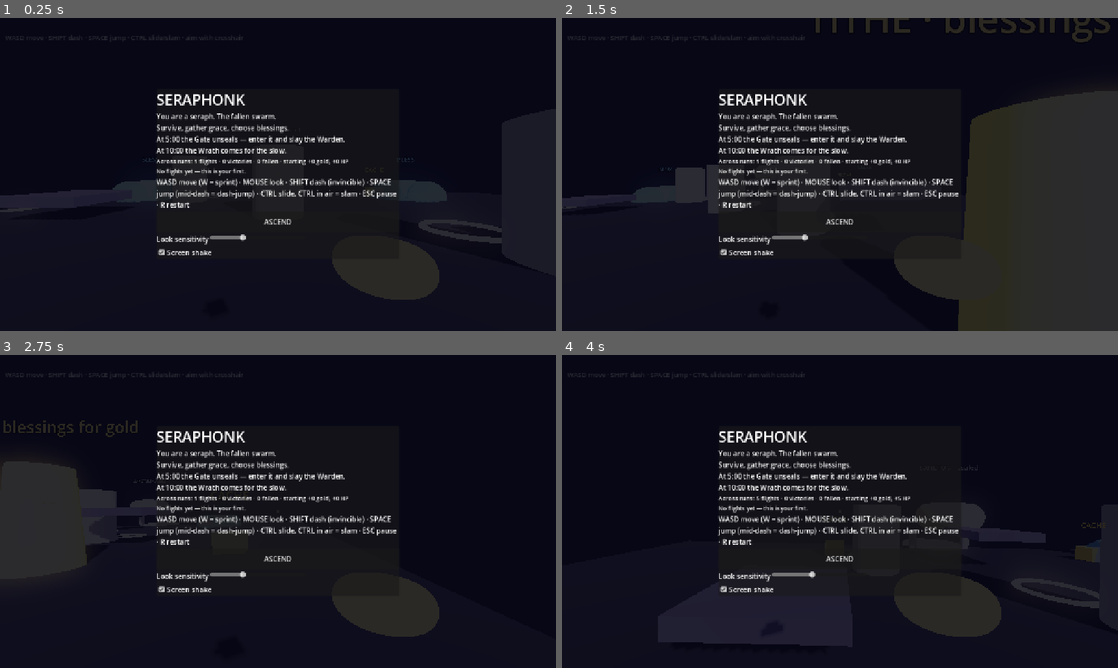
Above: before the commit, frames 1-4 (two rows, left to right).
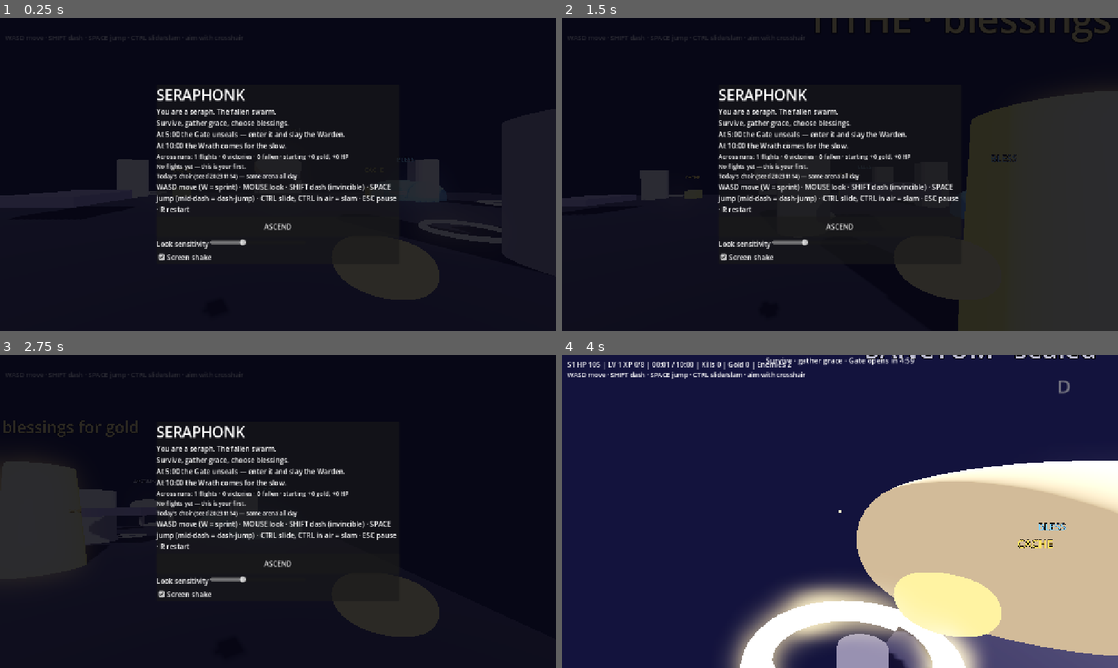
Above: after the commit, the same moments.

Repository: hl0659/seraphonk
Game: Godot game, scene res://scenes/main.tscn
Same seed, same stepped clock (60 frames per second), same inputs: the game is played once before the commit and once after it.
Inputs (mouse positions are in pixels of both pictures, inside the frame that each line leads up to):
- Up to frame 1 (0.25 s): no input
- Up to frame 2 (1.5 s): move the mouse to (962, 158) at 0.52 s; hold D (move_right) 0.53-1.28 s; tap Shift (dash) at 0.6, 1.35 s; click (962, 158) at 0.67 s; tap Space (jump) at 0.77 s; move the mouse to (728, 190) at 1.27 s; hold S (move_back) from 1.28 s (still down)
- Up to frame 3 (2.75 s): tap Space (jump) at 1.52 s; move the mouse to (333, 442) at 2.02 s; release S (move_back) at 2.03 s; hold D (move_right) from 2.03 s (still down); hold Ctrl (slide) from 2.03 s (still down); tap Shift (dash) at 2.3 s
- Up to frame 4 (4 s): move the mouse to (812, 574) at 2.77 s; release D (move_right) at 2.78 s; release Ctrl (slide) at 2.78 s; hold W (move_forward) 2.78-3.53 s; tap R at 2.85 s; click (812, 574) at 2.92 s; tap Space (jump) at 3.02, 3.77 s; tap Shift (dash) at 3.05, 3.6 s; move the mouse to (1006, 558) at 3.52 s; hold A (move_left) from 3.53 s (still down)

The runs differ from the first frame. In frame 1, 7.7% of the frame differs, in the area x 0-91%, y 22-78%; in frame 2, 7.9%; in frame 3, 6.7%; in frame 4, 97%, in the area x 0-100%, y 0-100%.

Commit message:
feat(stages): Throne Approach stage 3, storms, radial Throne, daily seeds

Diff:
--- a/godot/scripts/game.gd
+++ b/godot/scripts/game.gd
@@ -7,6 +7,11 @@
 const RUN_LEN := 600.0
 const ARENA := Vector2(40.0, 30.0)
 const WEAPON_MAX := 5
+const STAGES := {
+	1: {"name": "OUTER CHOIR", "unseal": 300.0, "hpmult": 1.0, "boss": "THE GATE WARDEN", "contact": 25.0, "speed": 2.0},
+	2: {"name": "SUNKEN NAVE", "unseal": 240.0, "hpmult": 1.5, "boss": "THE NAVE TYRANT", "contact": 30.0, "speed": 2.6},
+	3: {"name": "THRONE APPROACH", "unseal": 200.0, "hpmult": 2.2, "boss": "THE THRONE", "contact": 36.0, "speed": 1.8},
+}
 
 var player: CharacterBody3D
 var cam: Camera3D
@@ -57,7 +62,22 @@
 var shake_mult := 1.0
 var stage := 1
 var stage_t := 0.0
+var run_seed := 0
+var layout_rng := RandomNumberGenerator.new()
 var lavas: Array = []  # [{pos, r}]
+var strikes: Array = []  # stage-3 radiant storms [{pos, t, node}]
+
+func _lshuffle(a: Array) -> Array:
+	# daily-seeded shuffle: layouts only, gameplay rolls stay live
+	var b := a.duplicate()
+	var i := b.size() - 1
+	while i > 0:
+		var j := layout_rng.randi_range(0, i)
+		var tmp = b[i]
+		b[i] = b[j]
+		b[j] = tmp
+		i -= 1
+	return b
 var style := 0.0
 var style_label: Label
 var announce_label: Label
@@ -134,6 +154,10 @@
 	# UI + manager must run while paused (start/draft/pause menus)
 	process_mode = Node.PROCESS_MODE_ALWAYS
 	_load_settings()
+	# daily seed: one shared layout per calendar day (community + variety)
+	var dt_now := Time.get_datetime_dict_from_system()
+	run_seed = int(dt_now["year"]) * 10000 + int(dt_now["month"]) * 100 + int(dt_now["day"])
+	layout_rng.seed = run_seed
 	player = $Player
 	cam = $Player/Cam
 	cam_base_fov = cam.fov
@@ -196,6 +220,10 @@
 	hist.text = _run_history_text()
 	hist.autowrap_mode = TextServer.AUTOWRAP_WORD_SMART
 	vb.add_child(hist)
+	var seed_l := Label.new()
+	seed_l.add_theme_font_size_override("font_size", 13)
+	seed_l.text = "Today's choir (seed %d) — same arena all day" % run_seed
+	vb.add_child(seed_l)
 	var c := Label.new()
 	c.add_theme_font_size_override("font_size", 16)
 	c.text = "WASD move (W = sprint) · MOUSE look · SHIFT dash (invincible) · SPACE jump (mid-dash = dash-jump) · CTRL slide, CTRL in air = slam · ESC pause · R restart"
@@ -286,7 +314,7 @@
 	add_child(floor_body)
 	# glowing choir pillars (cover + slam reference) — 5 of 8 candidate naves per run
 	var pillar_pool := [Vector3(-12, 0, -8), Vector3(12, 0, -8), Vector3(-12, 0, 8), Vector3(12, 0, 8), Vector3(0, 0, 0), Vector3(-6, 0, -5), Vector3(6, 0, 5), Vector3(-14, 0, 1), Vector3(14, 0, -1)]
-	pillar_pool.shuffle()
+	pillar_pool = _lshuffle(pillar_pool)
 	var pillar_pos := pillar_pool.slice(0, 5)
 	for i in pillar_pos.size():
 		var p: Vector3 = pillar_pos[i]
@@ -321,7 +349,7 @@
 		add_child(sb)
 	# jumpable choir platforms (slam-from-above plays, escape routes) — 3 of 5 per run
 	var plat_pool := [[Vector3(-6, 0, 4), 1.0], [Vector3(6, 0, -4), 1.0], [Vector3(0, 0, -9), 1.9], [Vector3(-9, 0, -3), 1.0], [Vector3(9, 0, 3), 1.9]]
-	plat_pool.shuffle()
+	plat_pool = _lshuffle(plat_pool)
 	var plat_spots := plat_pool.slice(0, 3)
 	for ps in plat_spots:
 		var ppos: Vector3 = ps[0]
@@ -486,7 +514,7 @@
 
 func _build_shrines_chests() -> void:
 	var shrine_pool := [Vector3(-16, 0, 0), Vector3(16, 0, 0), Vector3(0, 0, 10), Vector3(-10, 0, -10), Vector3(10, 0, -10)]
-	shrine_pool.shuffle()
+	shrine_pool = _lshuffle(shrine_pool)
 	var shrine_spots := shrine_pool.slice(0, 3)
 	for i in shrine_spots.size():
 		var ring := MeshInstance3D.new()
@@ -507,7 +535,7 @@
 		shrines.append({"pos": shrine_spots[i], "r": 2.5, "progress": 0.0, "done": false, "node": ring,
 			"marker": _marker("BLESS", shrine_spots[i] + Vector3(0, 3.0, 0), Color(0.4, 0.7, 1.0))})
 	var chest_pool := [Vector3(-8, 0, -11), Vector3(8, 0, -11), Vector3(0, 0, 12), Vector3(-15, 0, 6), Vector3(15, 0, 6)]
-	chest_pool.shuffle()
+	chest_pool = _lshuffle(chest_pool)
 	var chest_spots := chest_pool.slice(0, 3)
 	for i in chest_spots.size():
 		var box := MeshInstance3D.new()
@@ -574,6 +602,7 @@
 	_chests()
 	_vendor(dt)
 	_lava(dt)
+	_storms(dt)
 	_gate(dt)
 	_warden_fight(dt)
 	_rings(dt)
@@ -804,11 +833,7 @@
 		player.set("trauma", minf(1.0, float(player.get("trauma")) + 0.3))
 	if e == warden:
 		warden = null
-		if stage == 1:
-			_ascend_stage()
-		else:
-			victory = true
-			_show_end(true)
+		_ascend_stage()  # stage+1, or victory past stage 3
 	e.queue_free()
 
 func _spawn_pickup(pos: Vector3, elite: bool) -> void:
@@ -1147,29 +1172,44 @@
 			trauma = minf(1.0, trauma + 0.25)
 
 func _ascend_stage() -> void:
-	# the Warden falls — the choir descends into the Sunken Nave (stage 2)
-	stage = 2
+	# stage clear — descend deeper, or claim the Throne
+	if stage >= 3:
+		victory = true
+		_show_end(true)
+		return
+	stage += 1
+	var cfg: Dictionary = STAGES[stage]
 	stage_t = 0.0
 	gate_sealed = true
 	warden_spawned = false
 	warden_enraged = false
 	warden_phase = 0
 	player.set("hp", float(player.get("max_hp")))
-	_announce("THE SUNKEN NAVE — the Gate will reopen", 4.0)
+	_announce("THE %s — the Gate will reopen" % String(cfg["name"]), 4.0)
 	sfx.call("play", "evolve")
+	if stage == 2:
+		_theme_nave()
+	elif stage == 3:
+		_theme_throne()
+	_restock_chests()
 	if gate_node and gate_node.has_meta("marker"):
 		var gmk := gate_node.get_meta("marker") as Label3D
 		if is_instance_valid(gmk):
 			gmk.text = "SANCTUM · sealed"
 			gmk.modulate = Color(0.6, 0.6, 0.7)
 		(gate_node.material_override as StandardMaterial3D).emission_energy_multiplier = 0.6
+func _stage_light(lname: String, color: Color, energy: float) -> OmniLight3D:
 	var ember := OmniLight3D.new()
-	ember.name = "EmberLight"
-	ember.light_color = Color(1.0, 0.35, 0.12)
-	ember.light_energy = 1.4
+	ember.name = lname
+	ember.light_color = color
+	ember.light_energy = energy
 	ember.omni_range = 40.0
 	ember.position = Vector3(0, 10, 0)
-	add_child(ember)
+	return ember
+
+func _theme_nave() -> void:
+	# Sunken Nave: ember dark, molten pools
+	add_child(_stage_light("EmberLight", Color(1.0, 0.35, 0.12), 1.4))
 	if has_meta("floor_mat"):
 		(get_meta("floor_mat") as StandardMaterial3D).emission = Color(0.7, 0.15, 0.05)
 	for lp in [Vector3(-10, 0, -6), Vector3(10, 0, -6), Vector3(0, 0, 8)]:
@@ -1188,6 +1228,14 @@
 		pool.position = lp + Vector3(0, 0.06, 0)
 		add_child(pool)
 		lavas.append({"pos": lp, "r": 2.2})
+
+func _theme_throne() -> void:
+	# Throne Approach: radiant pale dark + skyfire storms (see _storms)
+	add_child(_stage_light("ThroneLight", Color(1.0, 0.9, 0.7), 1.8))
+	if has_meta("floor_mat"):
+		(get_meta("floor_mat") as StandardMaterial3D).emission = Color(0.6, 0.55, 0.4)
+
+func _restock_chests() -> void:
 	for c in chests:
 		if not bool(c["opened"]):
 			continue
@@ -1205,8 +1253,46 @@
 		if d < float(l["r"]) and player.global_position.y < 0.6:
 			_hurt_player(10.0 * dt)
 
+var storm_cd := 4.0
+
+func _storms(dt: float) -> void:
+	# stage-3 skyfire: gold telegraph ring, then a 25-dmg strike. Keep moving.
+	if stage != 3 or game_over:
+		return
+	for s in strikes:
+		s["t"] = float(s["t"]) - dt
+		if float(s["t"]) <= 0.0:
+			_damage_area(s["pos"], 3.0, 25.0, true)
+			sfx.call("play", "slam")
+			if is_instance_valid(s["node"] as Node):
+				(s["node"] as Node).queue_free()
+	var live: Array = []
+	for s in strikes:
+		if float(s["t"]) > 0.0:
+			live.append(s)
+	strikes = live
+	storm_cd -= dt
+	if storm_cd <= 0.0:
+		storm_cd = 5.0
+		var at := player.global_position
+		var ring := MeshInstance3D.new()
+		var tor := TorusMesh.new()
+		tor.inner_radius = 0.2
+		tor.outer_radius = 3.0
+		ring.mesh = tor
+		var m := StandardMaterial3D.new()
+		m.albedo_color = Color(1, 0.9, 0.5)
+		m.emission_enabled = true
+		m.emission = Color(1.0, 0.85, 0.3)
+		m.emission_energy_multiplier = 2.0
+		m.shading_mode = BaseMaterial3D.SHADING_MODE_UNSHADED
+		ring.material_override = m
+		ring.position = Vector3(at.x, 0.15, at.z)
+		add_child(ring)
+		strikes.append({"pos": Vector3(at.x, 0, at.z), "t": 1.2, "node": ring})
+
 func _gate(dt: float) -> void:
-	var unseal_at := 240.0 if stage == 2 else 300.0
+	var unseal_at := float((STAGES[stage] as Dictionary)["unseal"])
 	if stage_t >= unseal_at and gate_sealed:
 		gate_sealed = false
 		if gate_node:
@@ -1224,19 +1310,33 @@
 			_spawn_warden(gp)
 
 func _spawn_warden(gp: Vector3) -> void:
+	var cfg: Dictionary = STAGES[stage]
 	var e := Node3D.new()
 	e.set_script(load("res://scripts/enemy.gd"))
 	add_child(e)
 	e.position = gp
-	e.call("setup", true, (1.0 + t / 120.0) * (1.6 if stage == 2 else 1.0))
+	e.call("setup", true, (1.0 + t / 120.0) * float(cfg["hpmult"]))
 	e.set("max_hp", float(e.get("max_hp")) * 8.0)
 	e.set("hp", float(e.get("max_hp")))
-	e.set("speed", 2.6 if stage == 2 else 2.0)
-	e.set("contact", 30.0 if stage == 2 else 25.0)
+	e.set("speed", float(cfg["speed"]))
+	e.set("contact", float(cfg["contact"]))
 	e.set("radius", 1.6)
 	enemies.append(e)
 	warden = e
-	_announce("THE NAVE TYRANT" if stage == 2 else "THE GATE WARDEN", 3.0)
+	_announce(String(cfg["boss"]), 3.0)
+
+func _throne_volley() -> void:
+	# radial bullet ring: slip between orbs or dash through with i-frames
+	var from: Vector3 = (warden as Node3D).global_position + Vector3(0, 1.6, 0)
+	for i in 10:
+		if eprojectiles.size() >= 60:
+			break
+		var p := Node3D.new()
+		p.set_script(load("res://scripts/projectile.gd"))
+		add_child(p)
+		var dir := Vector3(cos(TAU * i / 10.0), 0, sin(TAU * i / 10.0))
+		p.call("setup", from, dir, 10.0, 14.0, 5.0, true)
+		eprojectiles.append(p)
 
 func _tracers(dt: float) -> void:
 	var done: Array = []
@@ -1282,6 +1382,9 @@
 			if enemies.size() < 140:
 				_spawn_enemy(false, false, "chaser")
 		sfx.call("play", "boss")
+	elif stage == 3:
+		_throne_volley()
+		sfx.call("play", "slam")
 	else:
 		var ring := MeshInstance3D.new()
 		var tor := TorusMesh.new()
--- a/godot/tools/sim_test.gd
+++ b/godot/tools/sim_test.gd
@@ -93,19 +93,31 @@
 				var wp2: Vector3 = (game.get("warden") as Node3D).global_position
 				game.call("_damage_area", wp2, 10.0, 99999999.0, true)
 		4000:
-			note("victory_on_tyrant_kill", bool(game.get("victory")))
+			print("SIM f=4000 stage=", int(game.get("stage")), " victory=", bool(game.get("victory")))
+			note("stage3_throne_approach", int(game.get("stage")) == 3 and not bool(game.get("victory")))
+			game.set("stage_t", 201.0)
+		4200:
+			note("gate_reopens_s3", not bool(game.get("gate_sealed")))
+			player.global_position = Vector3(0, 0.5, -13)
+		4400:
+			note("throne_spawned", game.get("warden") != null)
+			if game.get("warden") != null:
+				var wp3: Vector3 = (game.get("warden") as Node3D).global_position
+				game.call("_damage_area", wp3, 10.0, 99999999.0, true)
+		4600:
+			note("victory_on_throne_kill", bool(game.get("victory")))
 			Input.action_press("move_forward")
-		4100:
+		4700:
 			game.set("victory", false)
 			game.set("t", 601.0)
-		4300:
+		4900:
 			note("wrath_swarm", (game.get("enemies") as Array).size() >= 10)
 	if frames % 600 == 0:
 		print("SIM f=%d t=%.0f hp=%.0f enemies=%d kills=%d lvl=%d w=%d" % [
 			frames, float(game.get("t")), float(player.get("hp")),
 			(game.get("enemies") as Array).size(), int(game.get("kills")),
 			int(game.get("level")), (game.get("weapons") as Array).size()])
-	if frames >= 4500:
+	if frames >= 5100:
 		print("SIM: done. summary:")
 		for k in checks.keys():
 			print("  ", k, "=", "PASS" if checks[k] else "FAIL")
